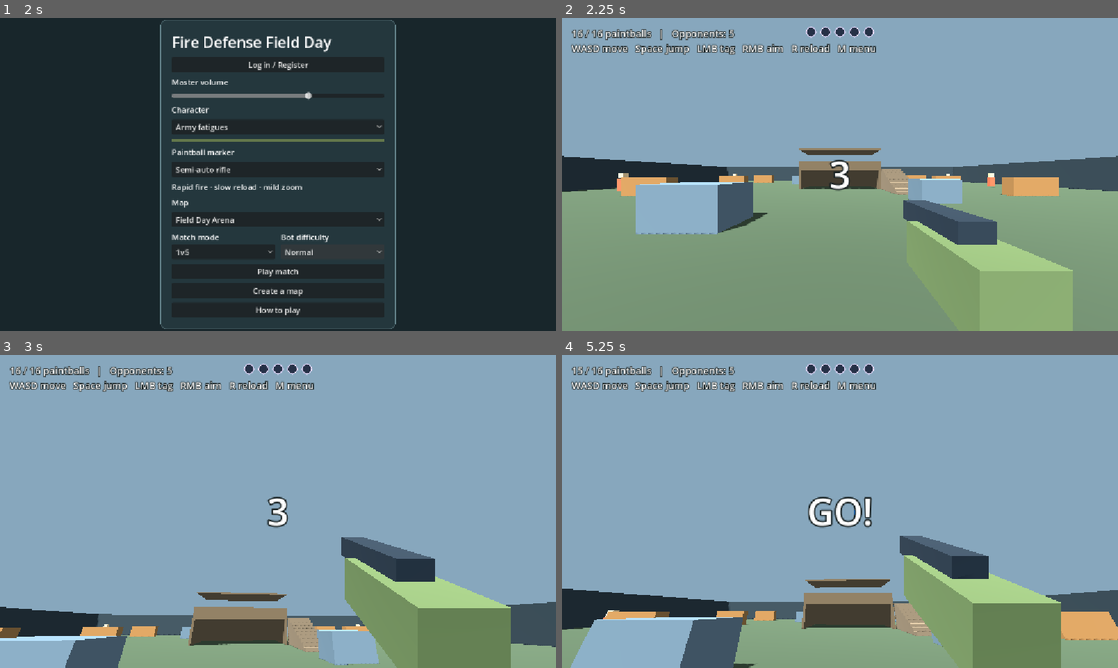
Above: before the commit, frames 1-4 (two rows, left to right).
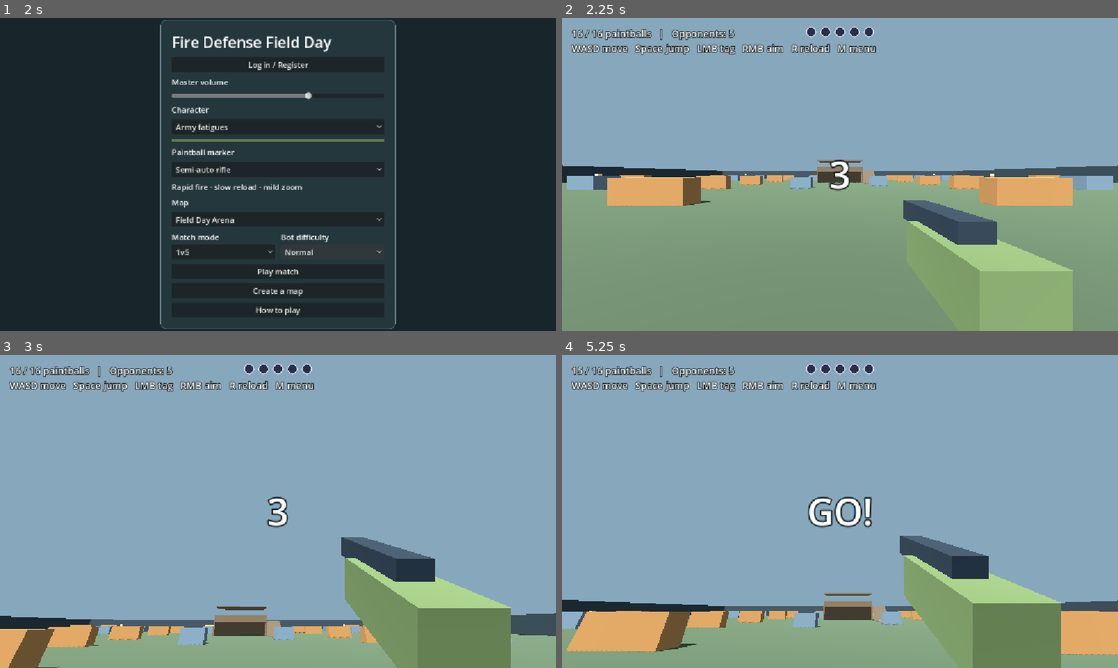
Above: after the commit, the same moments.

Repository: 302stang86/fdfd
Game: Godot game, scene res://menu.tscn
Two runs of this game, one before a commit and one after it. Both use one fixed random seed, a clock stepped at 60 frames per second and the inputs below.
Inputs (mouse positions are in pixels of both pictures, inside the frame that each line leads up to):
- Up to frame 1 (2 s): click "Normal" at 0.5 s; click "Normal" at 1.25 s
- Up to frame 2 (2.25 s): click "Play match" at 2 s
- Up to frame 3 (3 s): tap Enter at 2.75, 2.85 s; move the mouse to (305, 511) at 2.77 s; hold W from 2.78 s (still down); click (305, 511) at 2.92 s
- Up to frame 4 (5.25 s): keep holding W; tap Space at 3.02, 3.5, 3.77 s; tap R at 3.05, 3.6, 4.55, 5.1 s; move the mouse to (812, 511) at 3.52 s; tap Enter at 3.8, 4.35, 5 s; move the mouse to (851, 505) at 4.27 s; move the mouse to (834, 517) at 5.02 s; click (834, 517) at 5.17 s

Frame 1 is identical in both runs. In frame 2, 10% of the frame differs, in the area x 0-100%, y 41-70%; in frame 3, 8.1%; in frame 4, 9.7%.

Commit message:
Expand arenas to 96 by 96 meters

Diff:
--- a/arena.gd
+++ b/arena.gd
@@ -5,6 +5,8 @@
 const COUNTDOWN_DURATION := 3.0
 const GO_DURATION := 0.55
 const MAX_HEALTH := 5
+const ARENA_SIZE := 96.0
+const ARENA_EDGE := ARENA_SIZE / 2.0
 const BOT_AI := preload("res://bot_ai.gd")
 const SPLAT_SECONDS := 4.0
 const PLAYER_PAINT := Color("#278cff")
@@ -56,7 +58,7 @@
 var paintballs: Array[Paintball] = []
 var arena_splats: Node3D
 var paintball_mesh: SphereMesh
-var spawn := Vector3(0, 0.1, 19)
+var spawn := Vector3(0, 0.1, 35)
 var ammo := 16
 var health := MAX_HEALTH
 var reload := 0.0
@@ -78,15 +80,22 @@
 	sun.shadow_enabled = true
 	add_child(sun)
 
-	box(Vector3(0, -0.25, 0), Vector3(48, 0.5, 48), Color("#485842"))
+	box(Vector3(0, -0.25, 0), Vector3(ARENA_SIZE, 0.5, ARENA_SIZE), Color("#485842"))
 	for side in [-1, 1]:
-		box(Vector3(side * 24, 1.5, 0), Vector3(0.5, 3, 48), Color("#323e43"))
-		box(Vector3(0, 1.5, side * 24), Vector3(48, 3, 0.5), Color("#323e43"))
+		box(Vector3(side * ARENA_EDGE, 1.5, 0), Vector3(0.5, 3, ARENA_SIZE), Color("#323e43"))
+		box(Vector3(0, 1.5, side * ARENA_EDGE), Vector3(ARENA_SIZE, 3, 0.5), Color("#323e43"))
 		if map_id != 0:
 			continue
 		for z in [-16, -6, 5, 14]:
 			box(Vector3(side * 13, 0.65, z), Vector3(3, 1.3, 1), Color("#a17443"))
 	if map_id == 0:
+		for side in [-1, 1]:
+			for z in [-33, -22, 1, 21, 33]:
+				box(Vector3(side * 34, 0.7, z), Vector3(4, 1.4, 1.3), Color("#a17443"))
+			for z in [-27, -12, 15, 28]:
+				box(Vector3(side * 24, 0.65, z), Vector3(2.4, 1.3, 2.4), Color("#647984"))
+			for z in [-39, 25, 39]:
+				box(Vector3(side * 9, 0.65, z), Vector3(3.5, 1.3, 1.2), Color("#a17443"))
 		build_field_day()
 	elif map_id >= 2:
 		for cell in custom_layout:
@@ -210,12 +219,12 @@
 	bots.clear()
 	bot_ai.reset()
 	var locations := [
-		Vector3(-18, 0.1, -16), Vector3(18, 0.1, -15), Vector3(0, 0.1, -19),
-		Vector3(-17, 0.1, 3), Vector3(17, 0.1, -4)
+		Vector3(-30, 0.1, -30), Vector3(30, 0.1, -30), Vector3(0, 0.1, -37),
+		Vector3(-32, 0.1, 8), Vector3(32, 0.1, -8)
 	]
 	if team_match:
-		locations[3] = Vector3(-8, 0.1, 17)
-		locations[4] = Vector3(8, 0.1, 17)
+		locations[3] = Vector3(-12, 0.1, 33)
+		locations[4] = Vector3(12, 0.1, 33)
 	for index in range(locations.size()):
 		var team := 0 if team_match and index >= 3 else 1
 		var bot := actor(locations[index], true, team)
